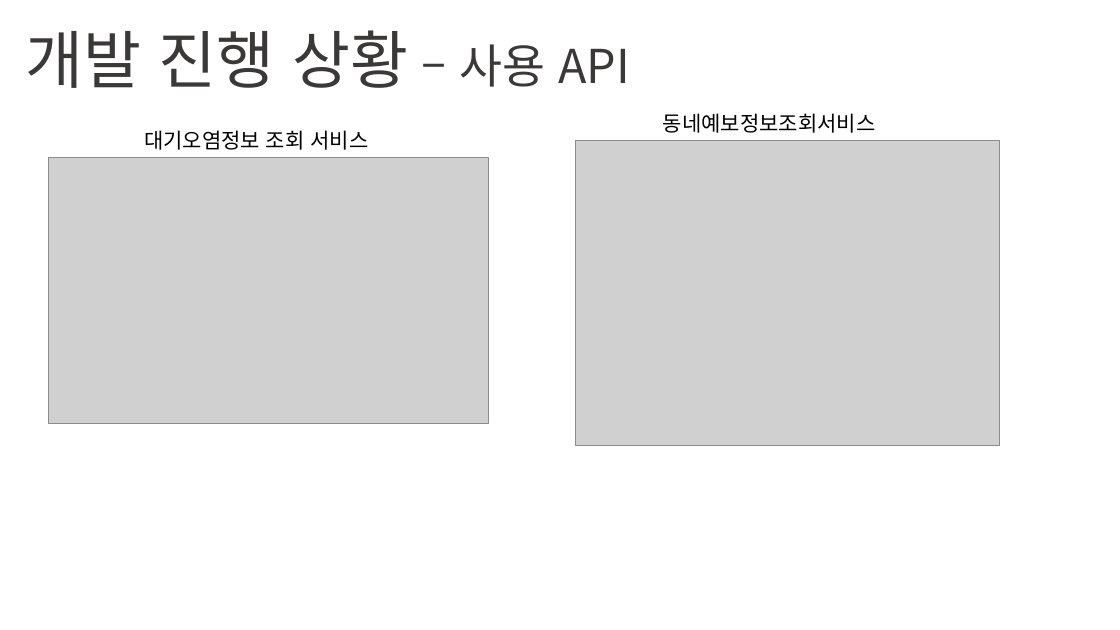
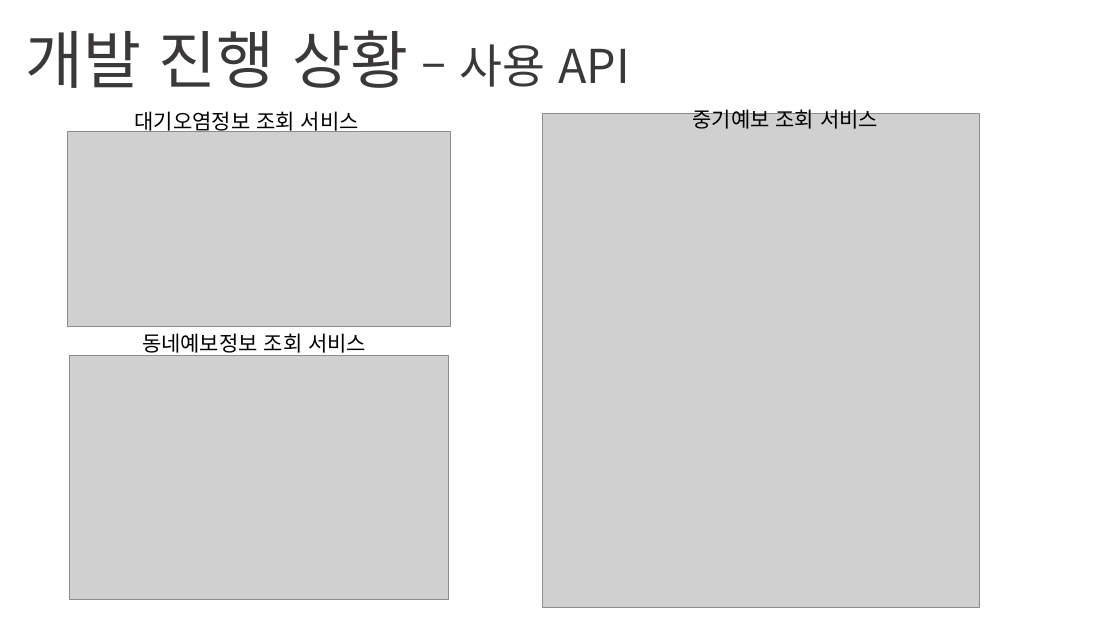
Before and after one commit to mydreamshine/Wetherforecast, a slide deck: slide 6 of PPT/미세한 날씨-중간보고.pptx. Drawn at 1120x630 pixels with LibreOffice and Linux fonts; fonts in the diff are those of the drawing; grey boxes stand for pictures. Boxes give left, top, right and bottom in pixels: in the first picture for what was removed or moved away, otherwise in the second. Text is boxed around its words. In the diff, an @@ line names an element or a change of style, - is before the commit and + after.

```diff
--- a/PPT/미세한 날씨-중간보고.pptx
+++ b/PPT/미세한 날씨-중간보고.pptx
@@ text "대기오염정보 조회 서비스" moved from (x1=144, y1=130, x2=369, y2=150) to (x1=134, y1=111, x2=359, y2=134) @@
@@ picture added at (x1=543, y1=113, x2=980, y2=607) @@
@@ text added at (x1=692, y1=106, x2=878, y2=129), 18 pt, text #000000 @@
+중기예보 조회 서비스
@@ picture resized from (x1=49, y1=157, x2=488, y2=424) to (x1=67, y1=132, x2=450, y2=327) @@
@@ picture resized from (x1=576, y1=140, x2=1000, y2=446) to (x1=70, y1=355, x2=448, y2=599) @@
@@ text at (x1=142, y1=333, x2=366, y2=356): spaces changed @@
-동네예보정보조회서비스
+동네예보정보 조회 서비스
```
Also in this commit, not shown: 3 other slides changed.
